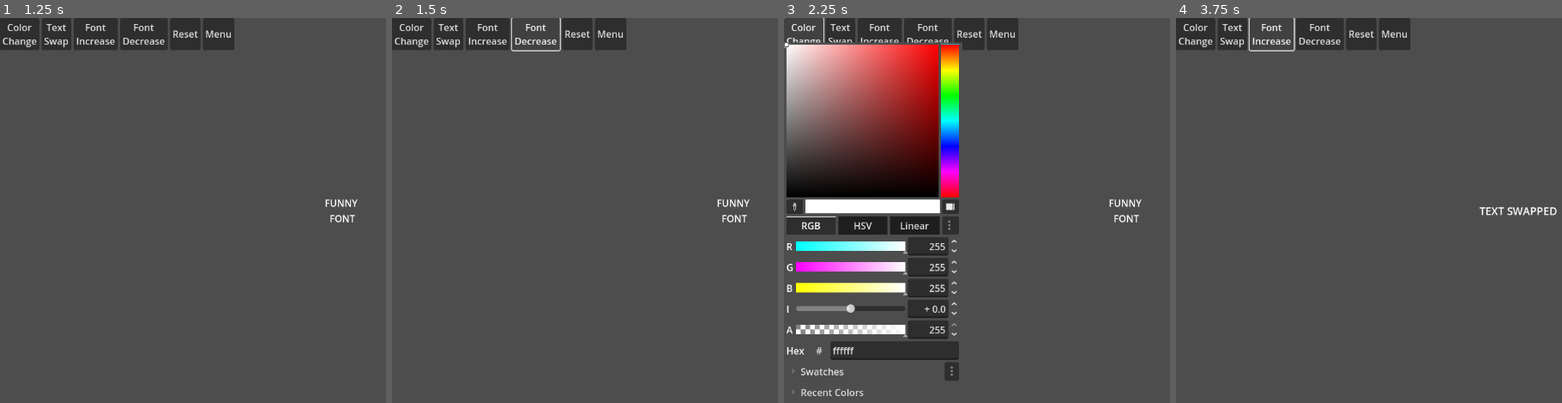
Above: before the commit, frames 1-4 (left to right).
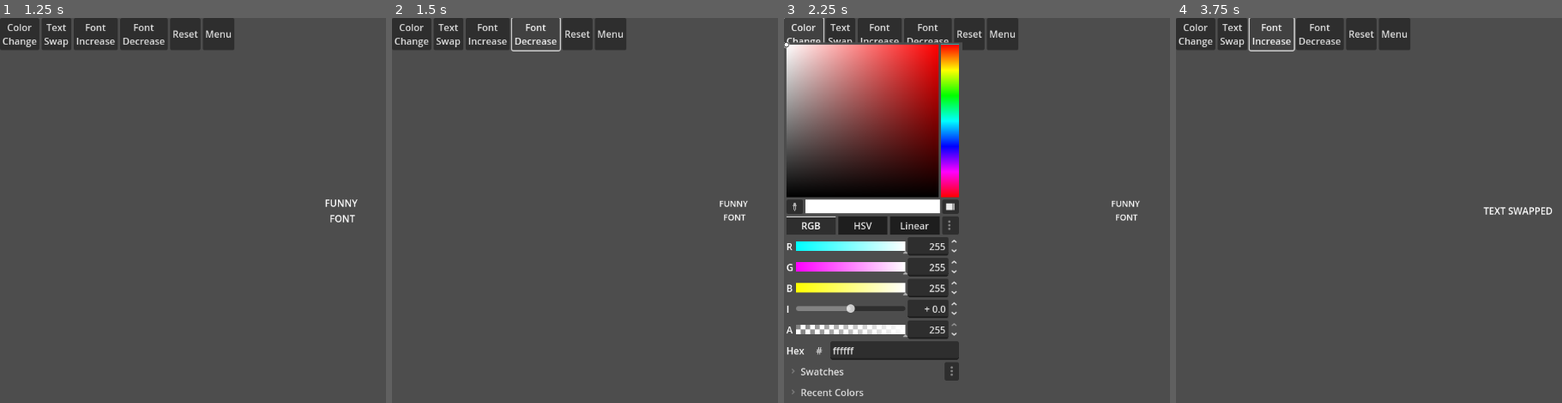
Above: after the commit, the same moments.

Repository: unhaud/small-ones
Game: Godot game, scene res://LevelSelector/LevelSelector.tscn
The game is run twice, just before and just after one commit, with the same random seed, the same clock (stepped at 60 frames per second) and the same inputs. The engine's default icon, where the game draws it, is replaced by a stand-in: a white triangle on a blue panel in a dark square.
Inputs:
- Up to frame 1 (1.25 s): click "FUNNY FONT" at 0.5 s
- Up to frame 2 (1.5 s): click "Font Decrease" at 1.25 s
- Up to frame 3 (2.25 s): click "Color Change" at 2 s
- Up to frame 4 (3.75 s): click "Text Swap" at 2.75 s; click "Font Increase" at 3.5 s

Frame 1 is identical in both runs. In frame 2, 0.2% of the frame differs, in the area x 84-93%, y 47-54%; in frame 3, 0.2%; in frame 4, 0.3%, in the area x 78-99%, y 49-52%.

Commit message:
Font scene: font decrease button
added a button that decreases font size of a label text

Diff:
--- a/FunnyFont/FunnyFont.tscn
+++ b/FunnyFont/FunnyFont.tscn
@@ -83,4 +83,5 @@
 [connection signal="button_up" from="VBoxContainer/HBoxContainer/Color" to="." method="_on_color_ShowColorPicker"]
 [connection signal="button_up" from="VBoxContainer/HBoxContainer/Text" to="." method="_on_text_swap_button_up"]
 [connection signal="button_up" from="VBoxContainer/HBoxContainer/Increase" to="." method="_on_increase_button_up"]
+[connection signal="button_up" from="VBoxContainer/HBoxContainer/Decrease" to="." method="_on_decrease_button_up"]
 [connection signal="button_up" from="VBoxContainer/HBoxContainer/BackToMenu" to="." method="_on_back_to_menu_button_up"]
--- a/FunnyFont/funny_font.gd
+++ b/FunnyFont/funny_font.gd
@@ -33,3 +33,8 @@
 func _on_increase_button_up() -> void:
 	var current_size = label.get_theme_font_size("font_size")
 	label.add_theme_font_size_override("font_size", current_size + 2)
+
+
+func _on_decrease_button_up() -> void:
+	var current_size = label.get_theme_font_size("font_size")
+	label.add_theme_font_size_override("font_size", current_size - 2)
